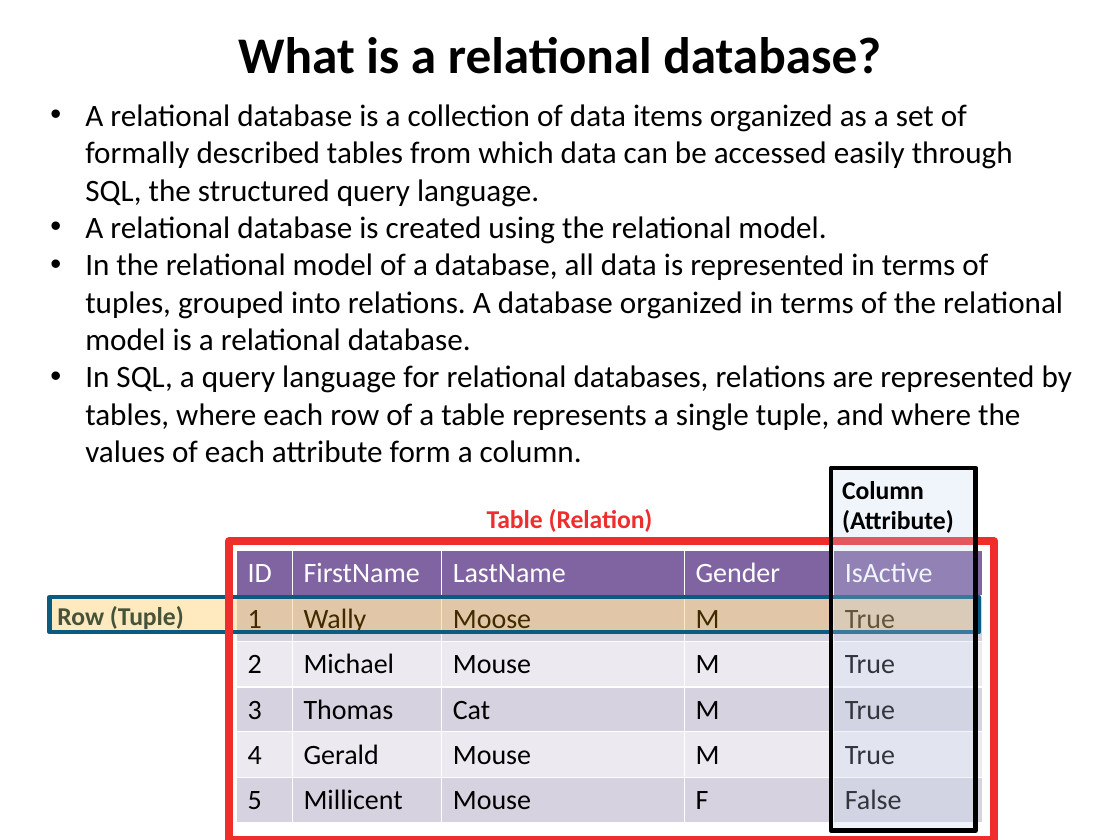
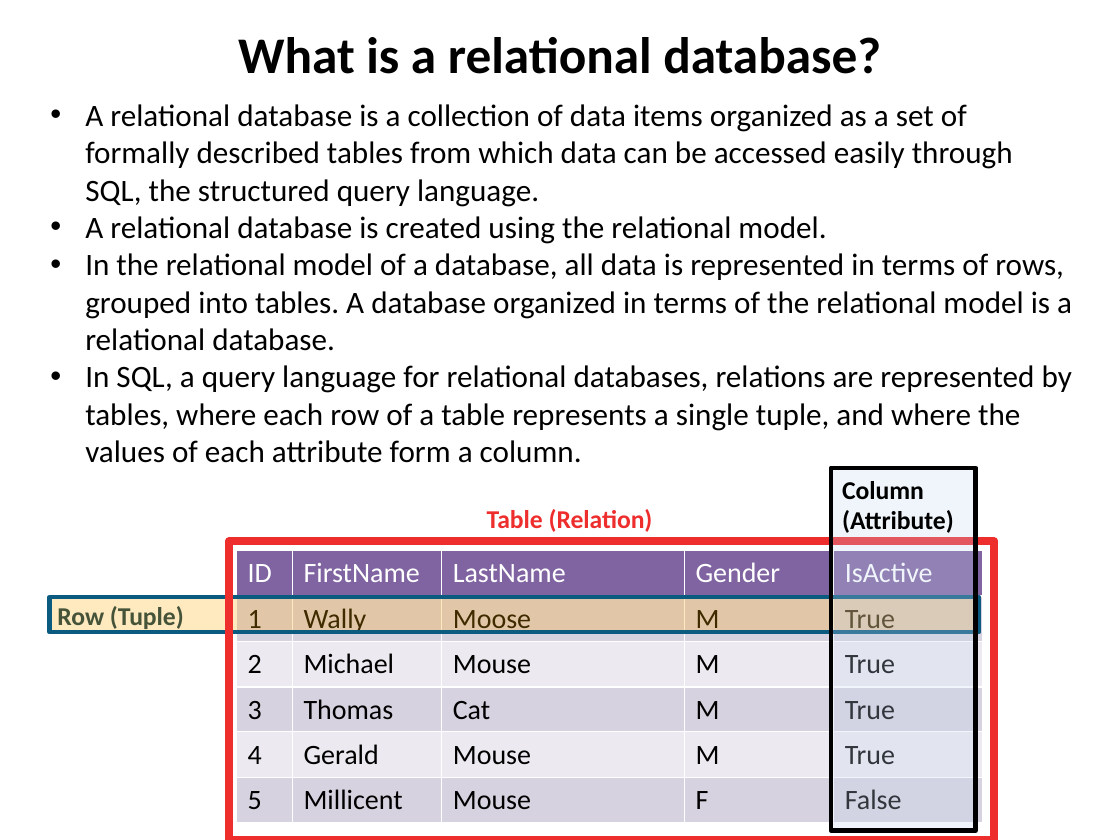
Before and after one commit to dchabala10/mysql101, a slide deck: slide 4 of Presentation/Intro_to_Relational_Databases_with_MySQL_Day1.pptx. Drawn at 1120x840 pixels with LibreOffice and Linux fonts; fonts in the diff are those of the drawing. Boxes give left, top, right and bottom in pixels: in the first picture for what was removed or moved away, otherwise in the second. Text is boxed around its words. In the diff, an @@ line names an element or a change of style, - is before the commit and + after.

```diff
--- a/Presentation/Intro_to_Relational_Databases_with_MySQL_Day1.pptx
+++ b/Presentation/Intro_to_Relational_Databases_with_MySQL_Day1.pptx
@@ text at [85, 253, 1072, 351]: text changed @@
-• In the relational model of a database, all data is represented in terms of tuples, grouped into relations. A database organized in terms of the relational model is a relational database.
+• In the relational model of a database, all data is represented in terms of rows, grouped into tables. A database organized in terms of the relational model is a relational database.
```
Also in this commit, not shown: 3 other slides changed, 6 slides added, 3 slides removed.
